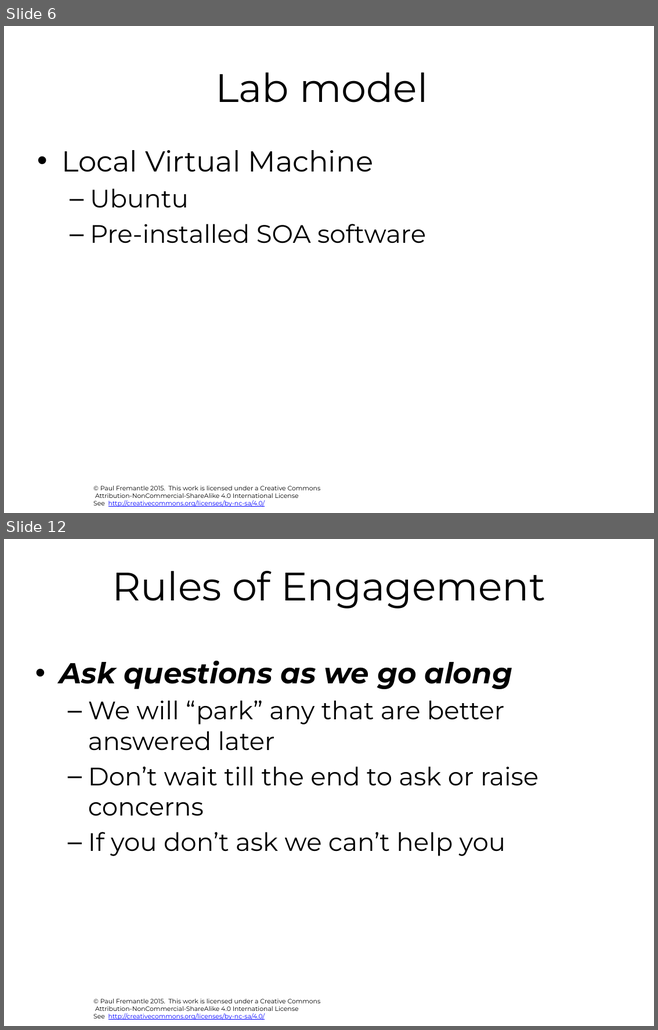
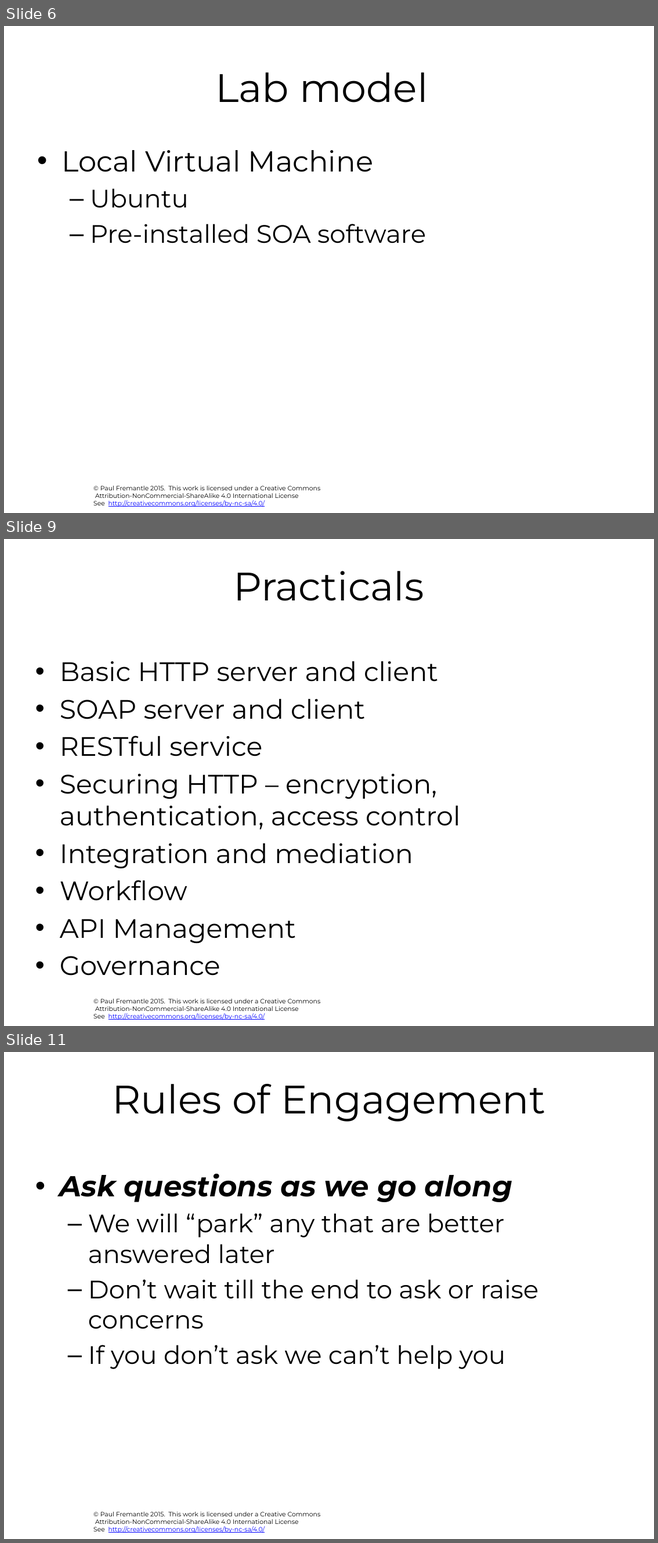
Before and after one commit to pzfreo/ox-soa, a slide deck: presentation-source/00-intro.pptx. Shown one above the other, each under a label of ours: slides 6 and 12 before the commit, slides 6, 9 and 11 after it; the slides between them are not shown. The pictures are 658x1030 and 658x1543 pixels, drawn with LibreOffice and Linux fonts; fonts in the diff are those of the drawing; background and template pictures are left out. Boxes give left, top, right and bottom in pixels: in the first picture for what was removed or moved away, otherwise in the second. Text is boxed around its words. In the diff, an @@ line names an element or a change of style, - is before the commit and + after.

```diff
--- a/presentation-source/00-intro.pptx
+++ b/presentation-source/00-intro.pptx
@@ slide 9 added at [4, 539, 654, 1026], background #FFFFFF; not listed: 1 template element that a slide beside it also shows @@
@@ title added at [234, 571, 424, 601], 44 pt, text #000000 @@
+Practicals
@@ text added at [60, 661, 460, 976], 29.6 pt, text #000000 @@
+• Basic HTTP server and client
+• SOAP server and client
+• RESTful service
+• Securing HTTP – encryption, authentication, access control
+• Integration and mediation
+• Workflow
+• API Management
+• Governance
@@ what was slide 12 is now slide 11 @@
```
Also in this commit, not shown: 3 slides changed, 2 other slides added, 3 slides removed, 6 other files.
